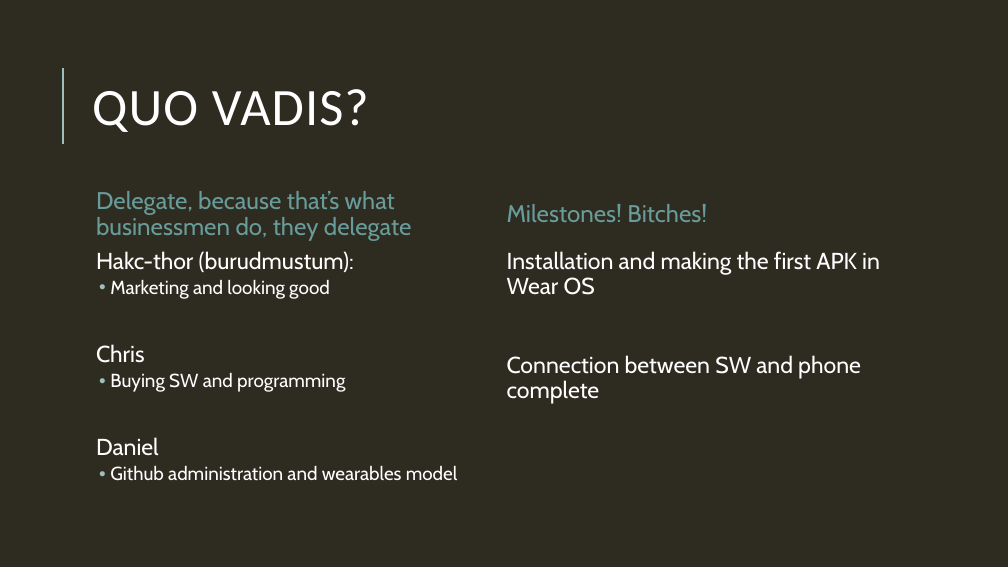
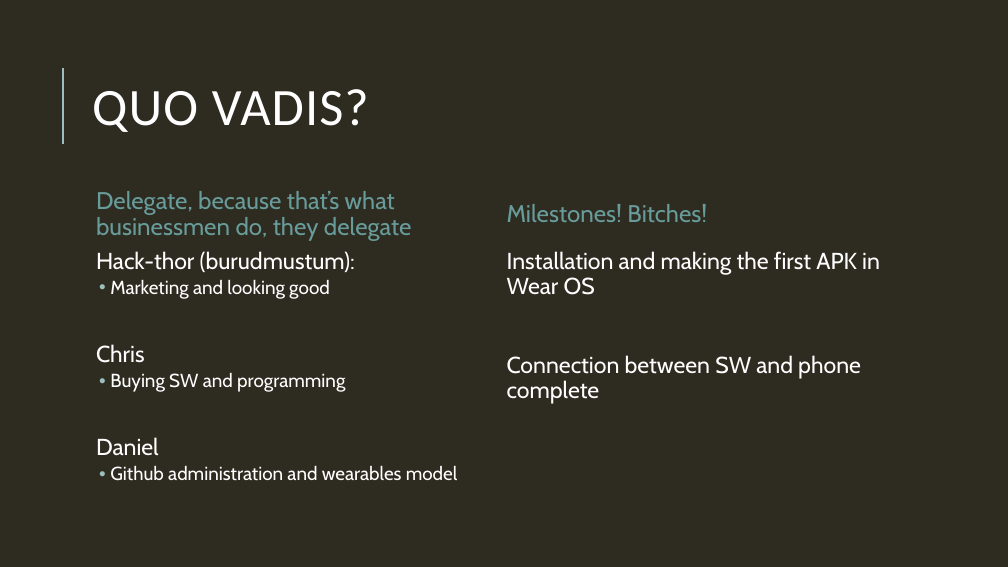
Before and after one commit to Uni-Freiburg-Wearable-Devices-WS14/Wearables_Project_Mobile, a slide deck: slide 5 of Intro_Presentation.pptx. Drawn at 1008x567 pixels with LibreOffice and Linux fonts; fonts in the diff are those of the drawing. Boxes give left, top, right and bottom in pixels: in the first picture for what was removed or moved away, otherwise in the second. Text is boxed around its words. In the diff, an @@ line names an element or a change of style, - is before the commit and + after.

```diff
--- a/Intro_Presentation.pptx
+++ b/Intro_Presentation.pptx
@@ text at <box>96,251,355,272</box>: text changed @@
-  Hakc-thor (burudmustum):
+  Hack-thor (burudmustum):
```
Also in this commit, not shown: 4 other slides changed, 1 other file.
